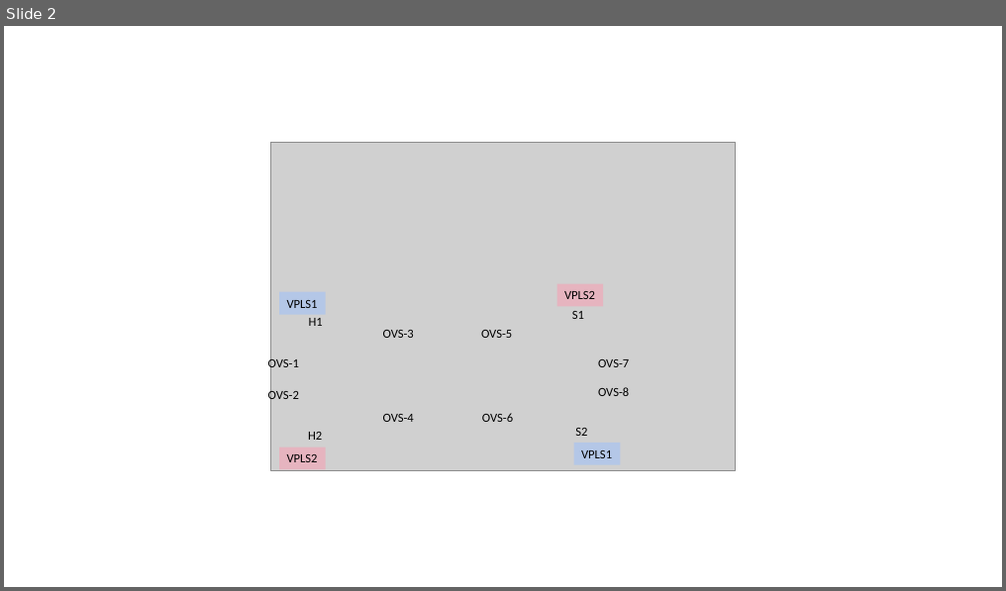
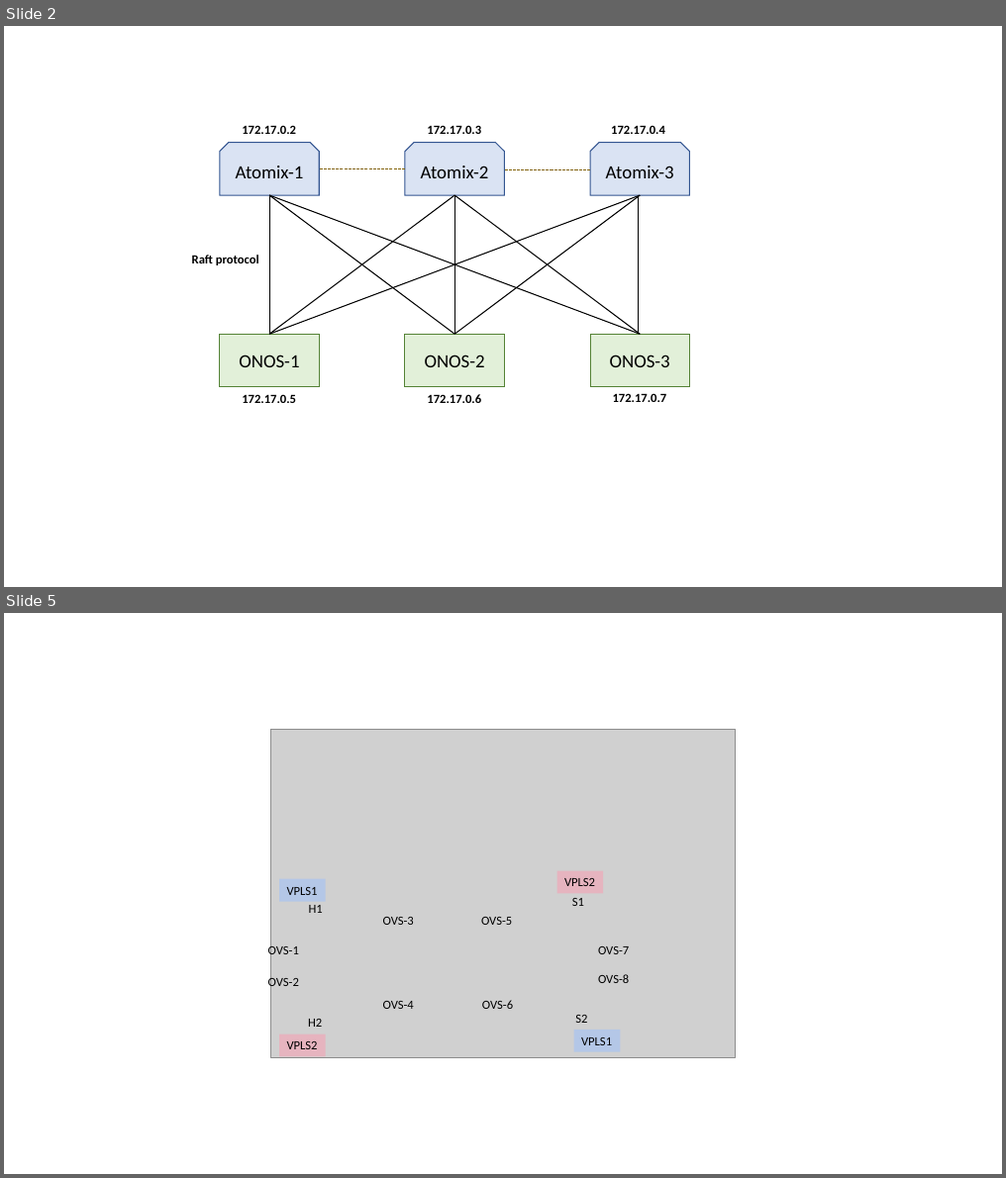
Before and after one commit to harshal-vaze/Software-Defined-Networking-with-ONOS, a slide deck: Content/Diagrams.pptx. Shown one above the other, each under a label of ours: slide 2 before the commit, slides 2 and 5 after it; the slides between them are not shown. The pictures are 1006x591 and 1006x1178 pixels, drawn with LibreOffice and Linux fonts; fonts in the diff are those of the drawing; grey boxes stand for pictures. Boxes give left, top, right and bottom in pixels: in the first picture for what was removed or moved away, otherwise in the second. Text is boxed around its words. In the diff, an @@ line names an element or a change of style, - is before the commit and + after.

```diff
--- a/Content/Diagrams.pptx
+++ b/Content/Diagrams.pptx
@@ slide 2 added at (4, 26, 1002, 587), background #FFFFFF @@
@@ snip same rect added at (220, 143, 319, 196), fill #DAE3F3, outline #325491 1 pt, 18 pt, text #000000 @@
+Atomix-1
@@ text added at (242, 125, 296, 134), 12 pt, text #000000, bold @@
+172.17.0.2
@@ snip same rect added at (405, 143, 505, 196), fill #DAE3F3, outline #325491 1 pt, 18 pt, text #000000 @@
+Atomix-2
@@ text added at (427, 125, 481, 134), 12 pt, text #000000, bold @@
+172.17.0.3
@@ snip same rect added at (590, 143, 690, 196), fill #DAE3F3, outline #325491 1 pt, 18 pt, text #000000 @@
+Atomix-3
@@ text added at (611, 125, 665, 134), 12 pt, text #000000, bold @@
+172.17.0.4
@@ line added from (405, 169) to (319, 169), #806000 1 pt dashed @@
@@ line added from (590, 170) to (504, 170), #806000 1 pt dashed @@
@@ line added from (269, 335) to (454, 195), #000000 1 pt @@
@@ line added from (269, 335) to (269, 195), #000000 1 pt @@
@@ line added from (269, 335) to (641, 195), #000000 1 pt @@
@@ line added from (454, 335) to (269, 195), #000000 1 pt @@
@@ line added from (641, 335) to (269, 195), #000000 1 pt @@
@@ line added from (454, 335) to (454, 195), #000000 1 pt @@
@@ line added from (641, 335) to (454, 195), #000000 1 pt @@
@@ line added from (454, 335) to (641, 195), #000000 1 pt @@
@@ line added from (639, 335) to (639, 195), #000000 1 pt @@
@@ text added at (192, 255, 259, 266), 12 pt, text #000000, bold @@
+Raft protocol
@@ rectangle added at (220, 335, 319, 387), fill #E2F0D9, outline #548235 1 pt, 18 pt, text #000000 @@
+ONOS-1
@@ rectangle added at (405, 335, 505, 387), fill #E2F0D9, outline #548235 1 pt, 18 pt, text #000000 @@
+ONOS-2
@@ rectangle added at (590, 335, 690, 387), fill #E2F0D9, outline #548235 1 pt, 18 pt, text #000000 @@
+ONOS-3
@@ text added at (242, 394, 296, 403), 12 pt, text #000000, bold @@
+172.17.0.5
@@ text added at (427, 394, 481, 403), 12 pt, text #000000, bold @@
+172.17.0.6
@@ text added at (613, 393, 667, 402), 12 pt, text #000000, bold @@
+172.17.0.7
@@ what was slide 2 is now slide 5 @@
```
Also in this commit, not shown: 2 slides changed, 10 other slides added, 1 slide removed, 7 other files.
